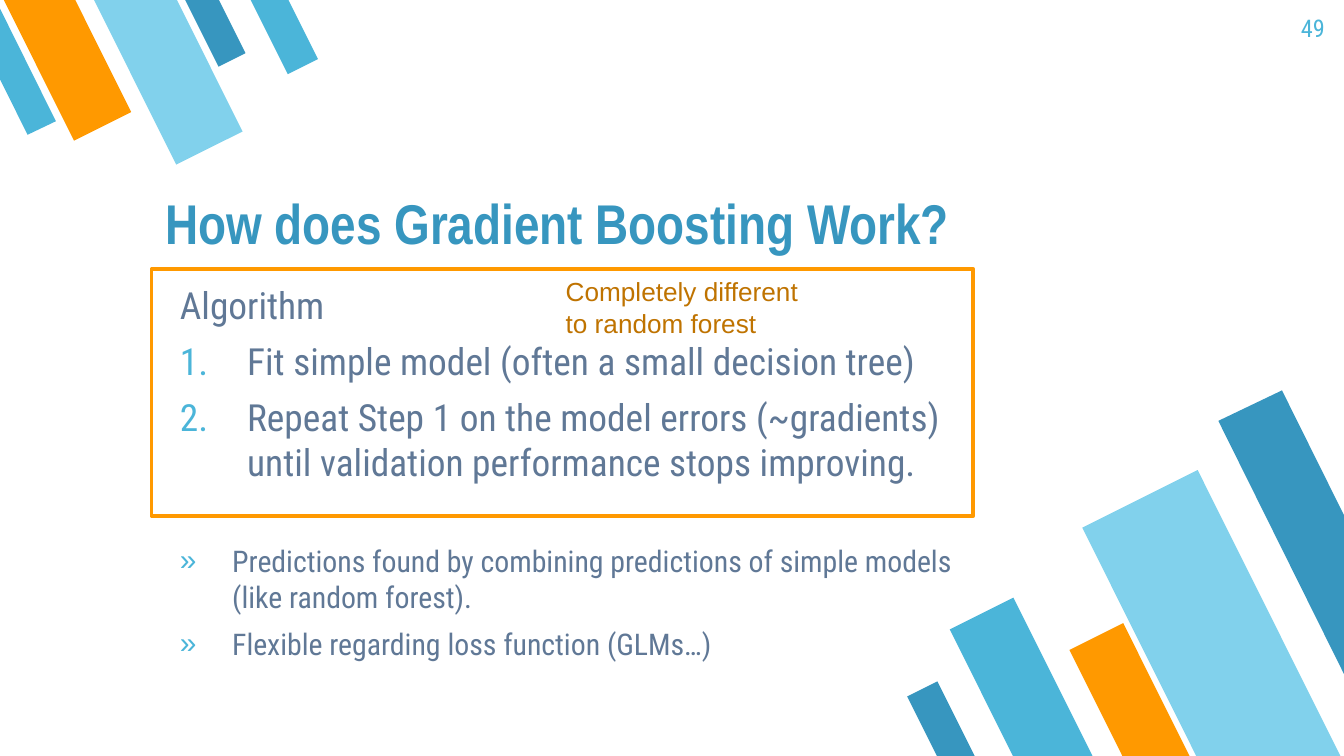
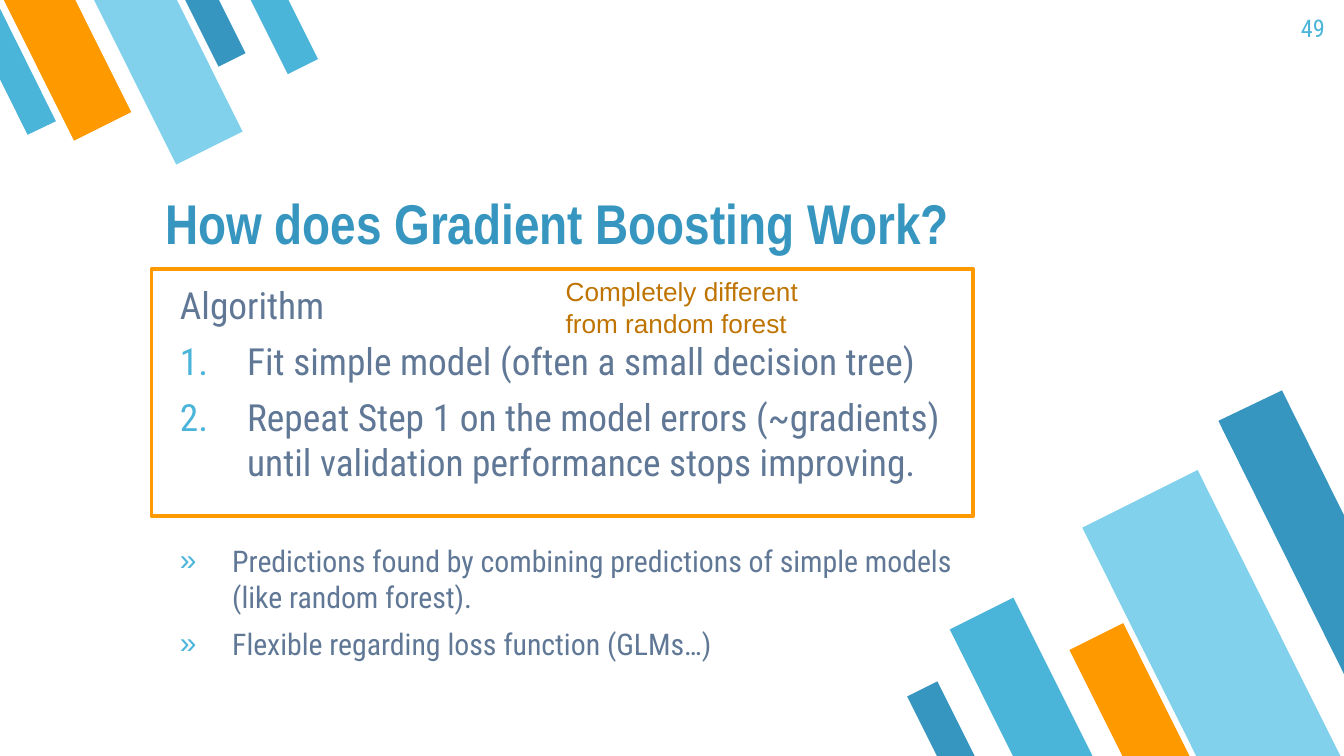
Before and after one commit to mayer79/ml_lecture, a slide deck: slide 49 of slides/ML_Lecture.pptx. Drawn at 1344x756 pixels with LibreOffice and Linux fonts; fonts in the diff are those of the drawing. Boxes give left, top, right and bottom in pixels: in the first picture for what was removed or moved away, otherwise in the second. Text is boxed around its words. In the diff, an @@ line names an element or a change of style, - is before the commit and + after.

```diff
--- a/slides/ML_Lecture.pptx
+++ b/slides/ML_Lecture.pptx
@@ text at (566,282,798,334): text changed @@
-Completely different
-to random forest
+Completely different
+from random forest
```
Also in this commit, not shown: 6 other slides changed, 5 other files.
